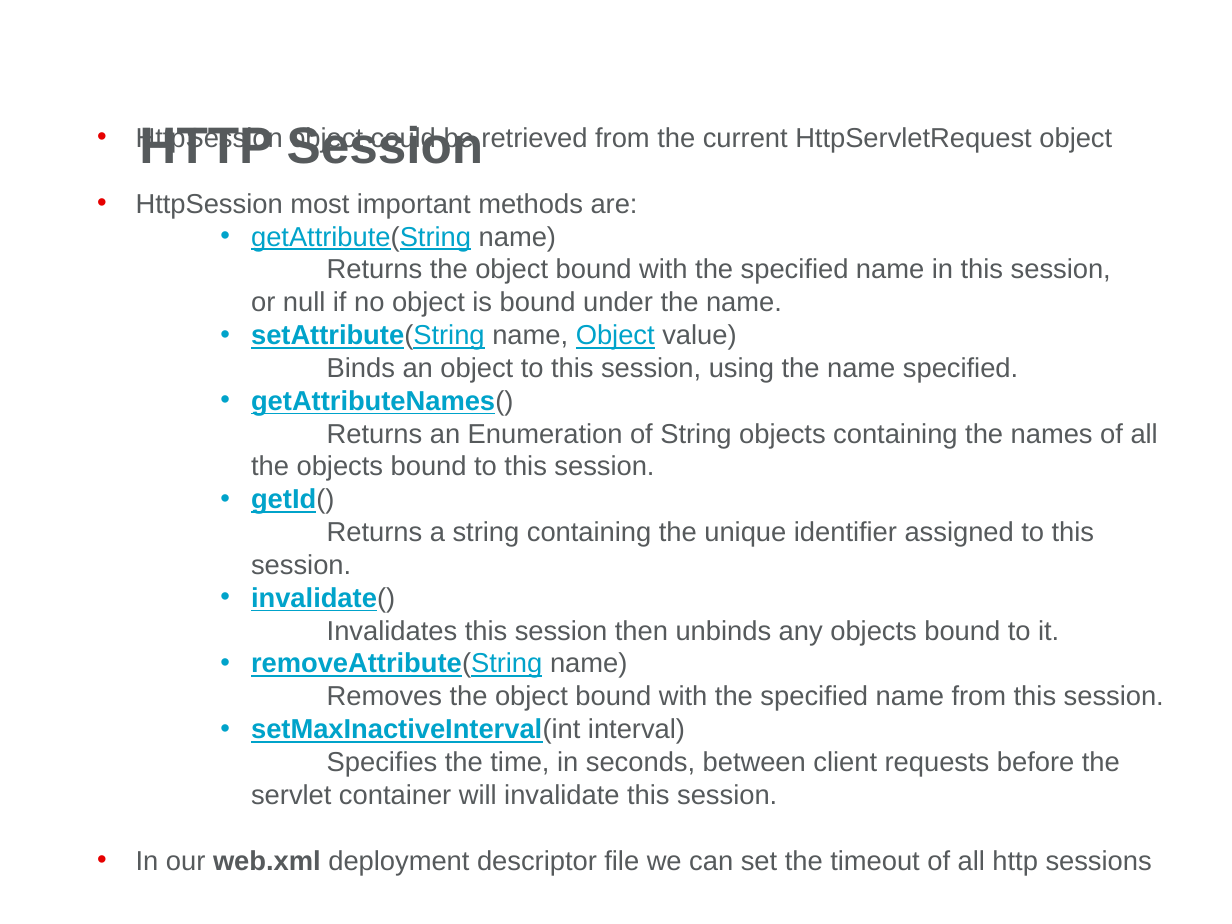
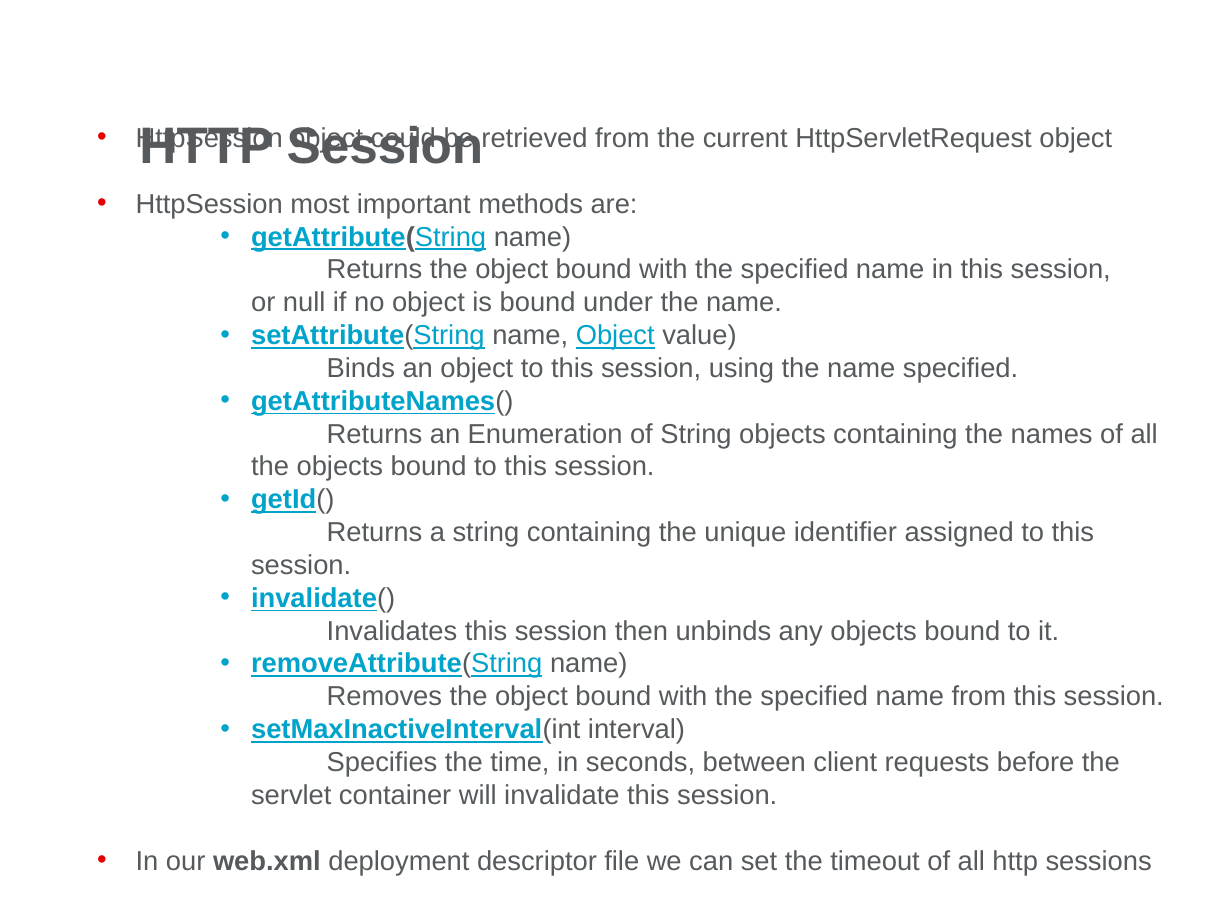
Before and after one commit to mihalceama/JavaDocs, a slide deck: slide 29 of Servlets/Day2/Docs/Web Presentation-Part2.pptx. Drawn at 1232x924 pixels with LibreOffice and Linux fonts; fonts in the diff are those of the drawing; background and template pictures are left out. Boxes give left, top, right and bottom in pixels: in the first picture for what was removed or moved away, otherwise in the second. Text is boxed around its words. In the diff, an @@ line names an element or a change of style, - is before the commit and + after.

```diff
--- a/Servlets/Day2/Docs/Web Presentation-Part2.pptx
+++ b/Servlets/Day2/Docs/Web Presentation-Part2.pptx
@@ text at (251, 226, 1111, 317): bold on in "getAttribute(String" @@
```
Also in this commit, not shown: 12 other slides changed, 1 other file.
